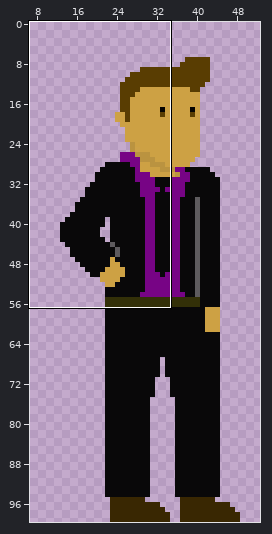
File history of a sprite sheet, Mafia House - Electric Lemon Studios/Resources/mafiahouse/player/swing/001.png. Above: a wide view before the commit, with the close-up outlined.
Close-up. The starting point:
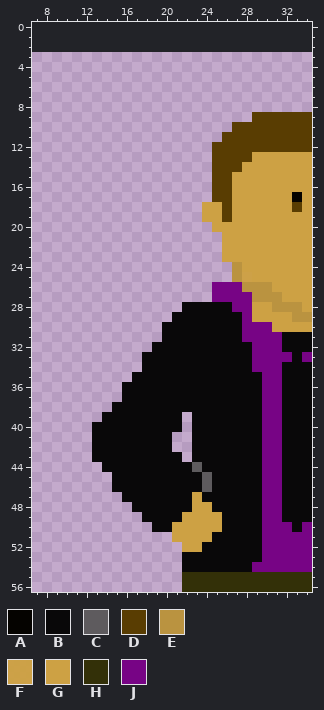
The file is 70x97 pixels. Pixels under 10% opacity are left out. Colours within 5 levels of each other are drawn and written as one. Shown: x 7..34, y 0..56. The old version is drawn lined up with the new one, on the new canvas. The wide view leaves out empty margins.
Palette (. is transparent): A #050300  B #090809  C #5e5b5e  D #593d02  E #ba9340  F #cda144f8  G #cda144  H #333008  J #770485
Pixels before, first column x 13:
 9 ................DDDDDD
10 ..............DDDDDDDD
11 .............DDDDDDDDD
12 ............DDDDDDDDDD
13 ............DDDDGGGGGG
14 ............DDDGGGGGGG
15 ............DDGGGGGGGG
16 ............DDGGGGGGGG
17 ............DDGGGGGGAG
18 ...........GGDGGGGGGDG
19 ...........GGDGGGGGGGG
20 ............GGGGGGGGGG
21 .............GGGGGGGGG
22 .............GGGGGGGGG
23 .............GGGGGGGGG
24 ..............EGGGGGGG
25 ..............EFGGGGGG
26 ............JJJEEEGGGG
27 ............JJJJEEEGGG
28 .........BBBBBJJGGEEEG
29 ........BBBBBBBJGGGGEE
30 .......BBBBBBBBJJJGGGG
31 .......BBBBBBBBJJJJBBB
32 ......BBBBBBBBBBJJJBBB
33 .....BBBBBBBBBBBJJJJBJ
34 .....BBBBBBBBBBBJJJBBB
35 ....BBBBBBBBBBBBBJJBBB
36 ...BBBBBBBBBBBBBBJJBBB
37 ...BBBBBBBBBBBBBBJJBBB
38 ..BBBBBBBBBBBBBBBJJBBB
39 .BBBBBBBB.BBBBBBBJJBBB
40 BBBBBBBBB.BBBBBBBJJBBB
41 BBBBBBBB..BBBBBBBJJBBB
42 BBBBBBBB..BBBBBBBJJBBB
43 BBBBBBBBB.BBBBBBBJJBBB
44 .BBBBBBBBBCBBBBBBJJBBB
45 ..BBBBBBBBBCBBBBBJJBBB
46 ..BBBBBBBBBCBBBBBJJBBB
47 ...BBBBBBBGBBBBBBJJBBB
48 ....BBBBBBGGBBBBBJJBBB
49 .....BBBBGGGGBBBBJJBBB
50 ......BBGGGGGBBBBJJJBJ
51 ........GGGGBBBBBJJJJJ
52 .........GGBBBBBBJJJJJ
53 .........BBBBBBBBJJJJJ
54 .........BBBBBBBJJJJJJ
55 .........HHHHHHHHHHHHH
56 .........HHHHHHHHHHHHH
New version:
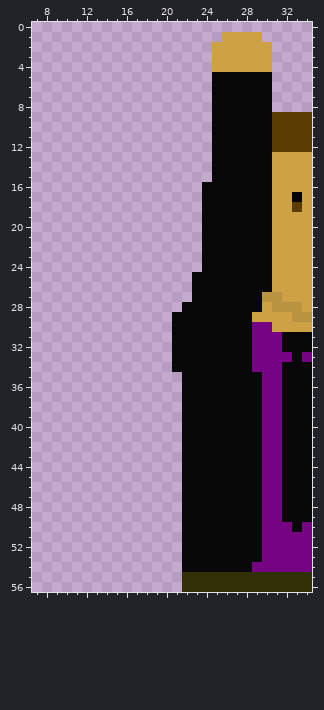
The edit:
canvas 70x97 -> 70x100, the old top-left corner now at 0,3
There is now colour B in rows 5 to 8 at x 25 to 30; in row 9 at x 25 to 28; in row 10 at x 25 to 26; in row 11 at x 25; in rows 16 to 17 at x 24; in row 20 at x 24.
There is now colour B in rows 21 to 23 at x 24 to 25; in row 24 at x 24 to 26; in row 25 at x 23 to 26; in rows 26 to 27 at x 23 to 24; in rows 39 to 43 at x 22.
The edit turns colour C into colour B in row 44 at x 23; in rows 45 to 46 at x 24.
The edit turns colour D into colour B in row 9 at x 29 to 30; in row 10 at x 27 to 30; in row 11 at x 26 to 30; in row 12 at x 25 to 30; in row 13 at x 25 to 28; in row 14 at x 25 to 27.
The edit turns colour D into colour B in rows 15 to 17 at x 25 to 26; in rows 18 to 19 at x 26.
The edit turns colour E into colour B in rows 24 to 25 at x 27; in row 26 at x 28 to 30; in row 27 at x 29.
The edit turns colour F into colour B in row 25 at x 28.
The edit turns colour G into colour B in row 13 at x 29 to 30; in row 14 at x 28 to 30; in rows 15 to 17 at x 27 to 30; in rows 18 to 19 at x 24 to 25 and 27 to 30; in row 20 at x 25 to 30; in rows 21 to 23 at x 26 to 30.
The edit turns colour G into colour B in row 24 at x 28 to 30; in row 25 at x 29 to 30; in row 28 at x 29; in row 47 at x 23; in row 48 at x 23 to 24; in rows 49 to 50 at x 22 to 25.
The edit turns colour G into colour B in row 51 at x 22 to 24; in row 52 at x 22 to 23.
The edit turns colour J into colour B in row 26 at x 25 to 27; in row 27 at x 25 to 28; in row 28 at x 27 to 28; in rows 29 to 31 at x 28.
There is now colour G in row 1 at x 26 to 29; in rows 2 to 4 at x 25 to 30.
The author cleared colour B in rows 30 to 31 at x 20; in row 32 at x 19 to 20; in rows 33 to 34 at x 18 to 20; in row 35 at x 17 to 21; in rows 36 to 37 at x 16 to 21; in row 38 at x 15 to 21.
The author cleared colour B in row 39 at x 14 to 21; in row 40 at x 13 to 21; in rows 41 to 42 at x 13 to 20; in row 43 at x 13 to 21; in row 44 at x 14 to 21; in rows 45 to 46 at x 15 to 21.
The author cleared colour B in row 47 at x 16 to 21; in row 48 at x 17 to 21; in row 49 at x 18 to 21; in row 50 at x 19 to 20.
The author cleared colour G in rows 50 to 51 at x 21.
Changed places in both close-ups, as pixel boxes (x1, y1, x2, y2):
changed: (92, 32, 272, 552)
